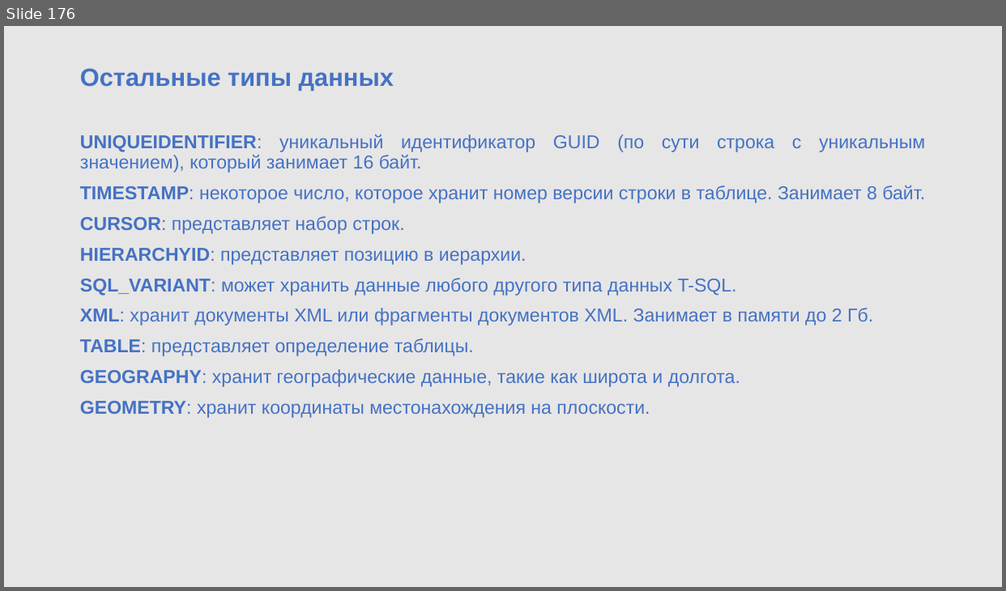
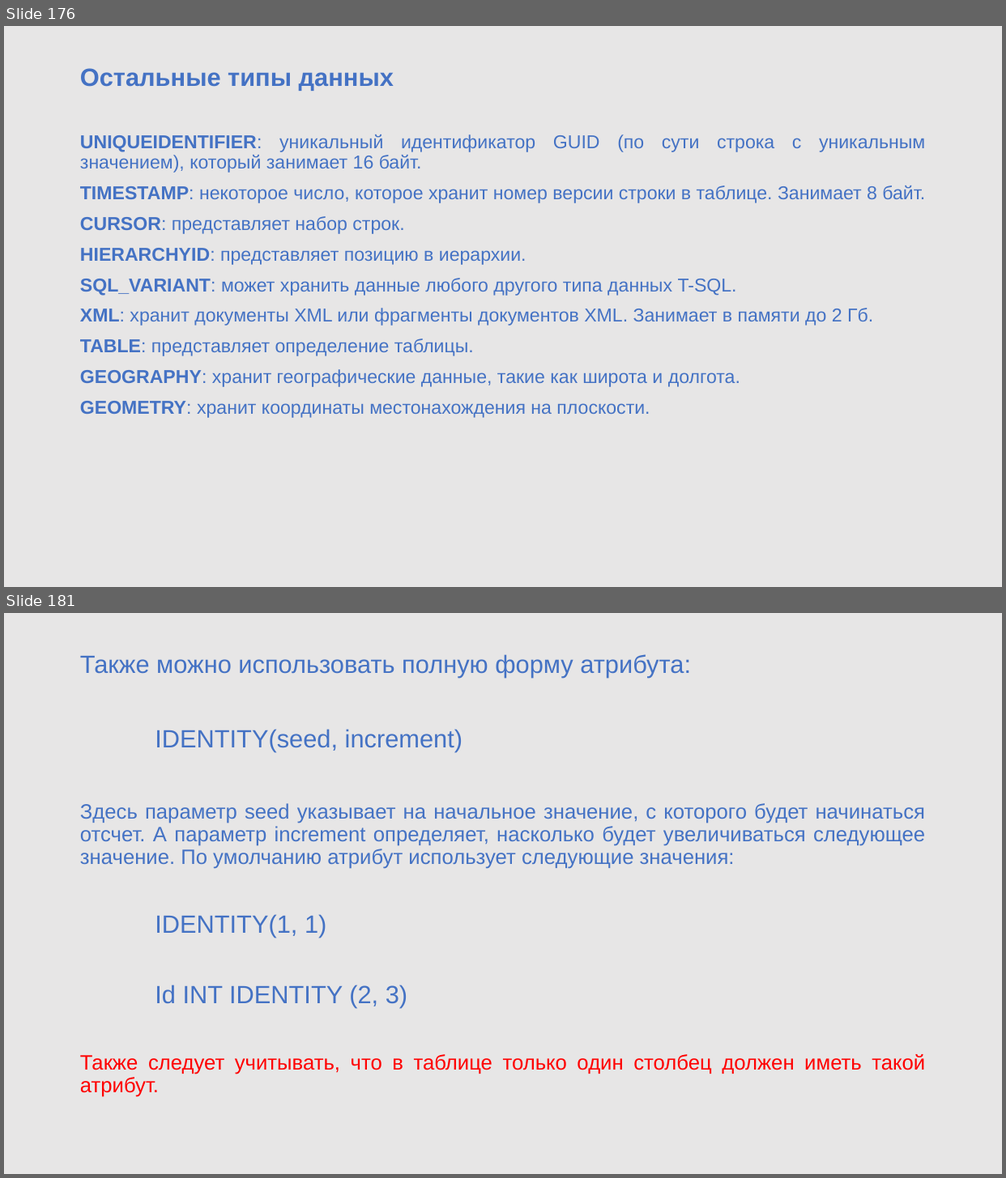
Before and after one commit to sigaleugene/TOP_OPEN, a slide deck: DB1.pptx. Shown one above the other, each under a label of ours: slide 176 before the commit, slides 176 and 181 after it; the slides between them are not shown. The pictures are 1006x591 and 1006x1178 pixels, drawn with LibreOffice and Linux fonts; fonts in the diff are those of the drawing; background and template pictures are left out. Boxes give left, top, right and bottom in pixels: in the first picture for what was removed or moved away, otherwise in the second. Text is boxed around its words. In the diff, an @@ line names an element or a change of style, - is before the commit and + after.

```diff
--- a/DB1.pptx
+++ b/DB1.pptx
@@ slide 181 added at [4,613,1002,1174], background #E7E6E6 @@
@@ text added at [80,654,926,1097], 20 pt, text #4472C4 @@
+Также можно использовать полную форму атрибута:
+IDENTITY(seed, increment)
+Здесь параметр seed указывает на начальное значение, с которого будет начинаться отсчет. А параметр increment определяет, насколько будет увеличиваться следующее значение. По умолчанию атрибут использует следующие значения:
+IDENTITY(1, 1)
+Id INT IDENTITY (2, 3)
+Также следует учитывать, что в таблице только один столбец должен иметь такой атрибут.
```
Also in this commit, not shown: 120 other slides added, 3 other files.
